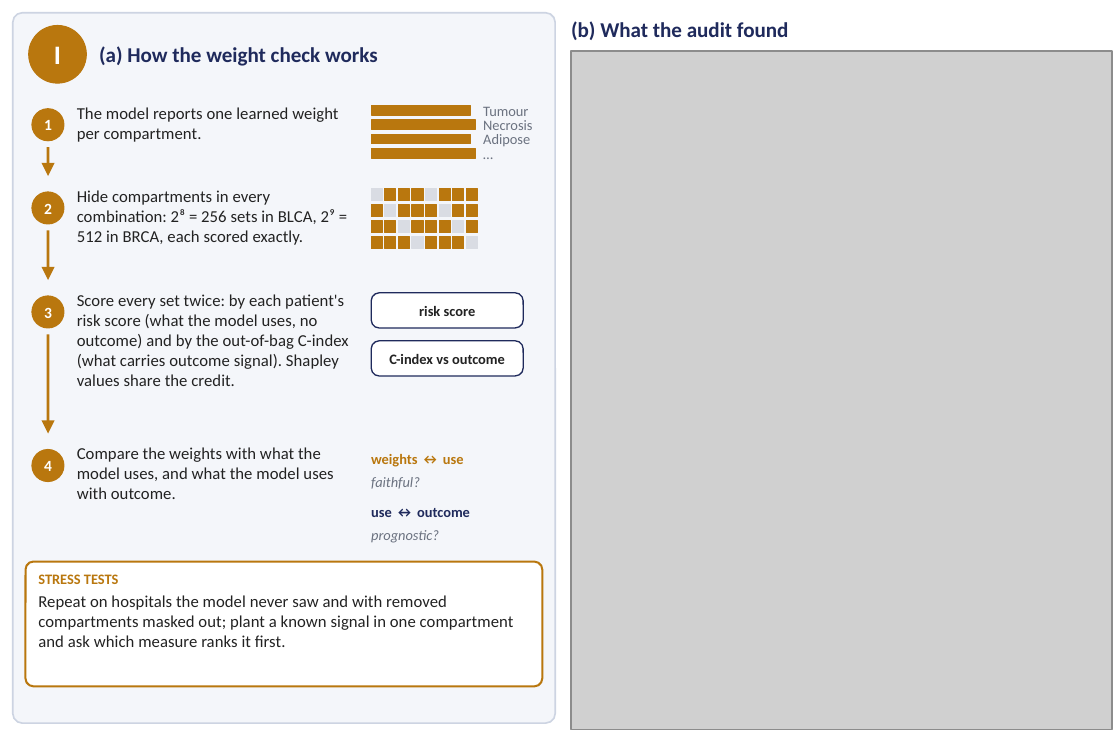
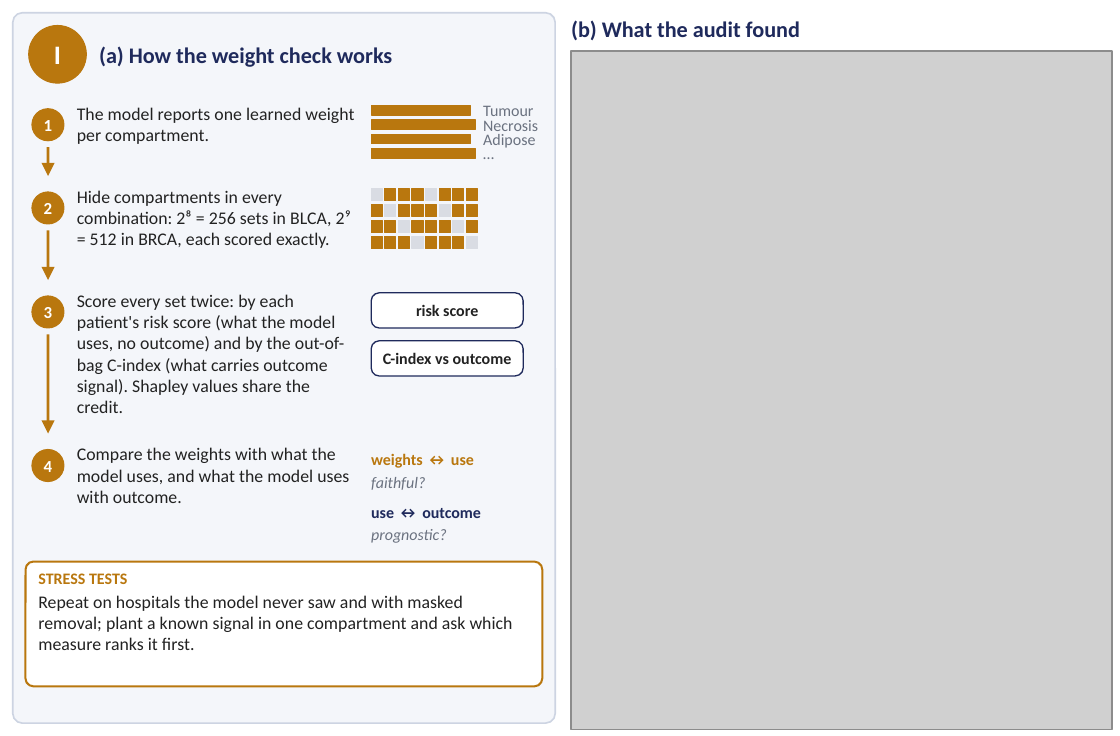
Before and after one commit to JuanDuranMcgill/wsi-survival-interpretability, a slide deck: slide 1 of paper_figures/fig2_interp_zoom.pptx. Drawn at 1120x736 pixels with LibreOffice and Linux fonts; fonts in the diff are those of the drawing; grey boxes stand for pictures. Boxes give left, top, right and bottom in pixels: in the first picture for what was removed or moved away, otherwise in the second. Text is boxed around its words. In the diff, an @@ line names an element or a change of style, - is before the commit and + after.

```diff
--- a/paper_figures/fig2_interp_zoom.pptx
+++ b/paper_figures/fig2_interp_zoom.pptx
@@ text "(a) How the weight check ..." at (99,46,392,67): size 9.5 to 10 pt @@
@@ text "(b) What the audit found" at (571,20,800,40): size 9.5 to 10 pt @@
@@ size 6.5 to 7.2 pt in 11 elements at (483,106,533,122), (483,120,538,136), (483,134,535,148), (416,304,478,316), (383,352,512,364), (371,453,474,468), (371,477,425,490), (371,508,481,518), (371,529,447,543), (38,573,127,584), (483,146,555,162) @@
@@ size 7.5 to 8 pt in 4 elements at (77,107,354,144), (77,190,351,248), (77,294,344,413), (77,447,349,503) @@
@@ text at (38,595,513,650): text changed; size 7.5 to 8 pt @@
-Repeat on hospitals the model never saw and with removed compartments masked out; plant a known signal in one compartment and ask which measure ranks it first.
+Repeat on hospitals the model never saw and with masked removal; plant a known signal in one compartment and ask which measure ranks it first.
```
Also in this commit, not shown: 25 other files.
